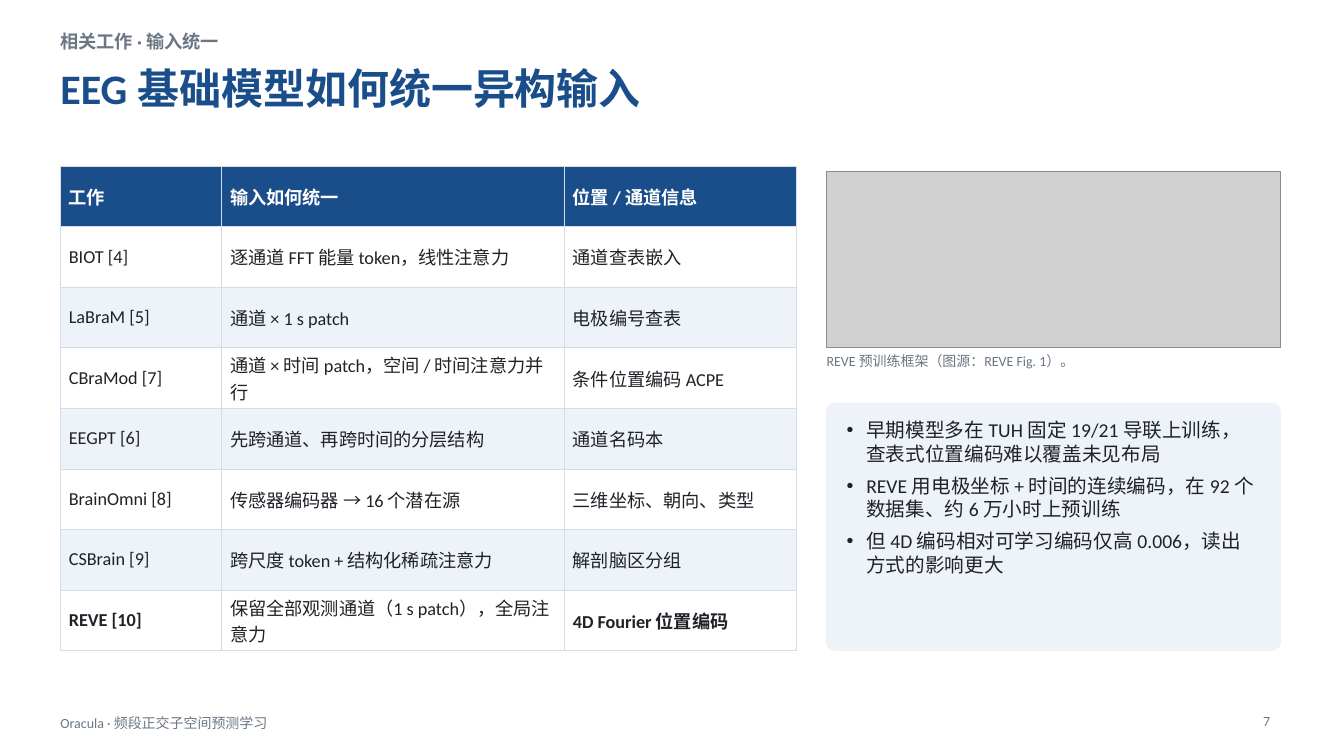
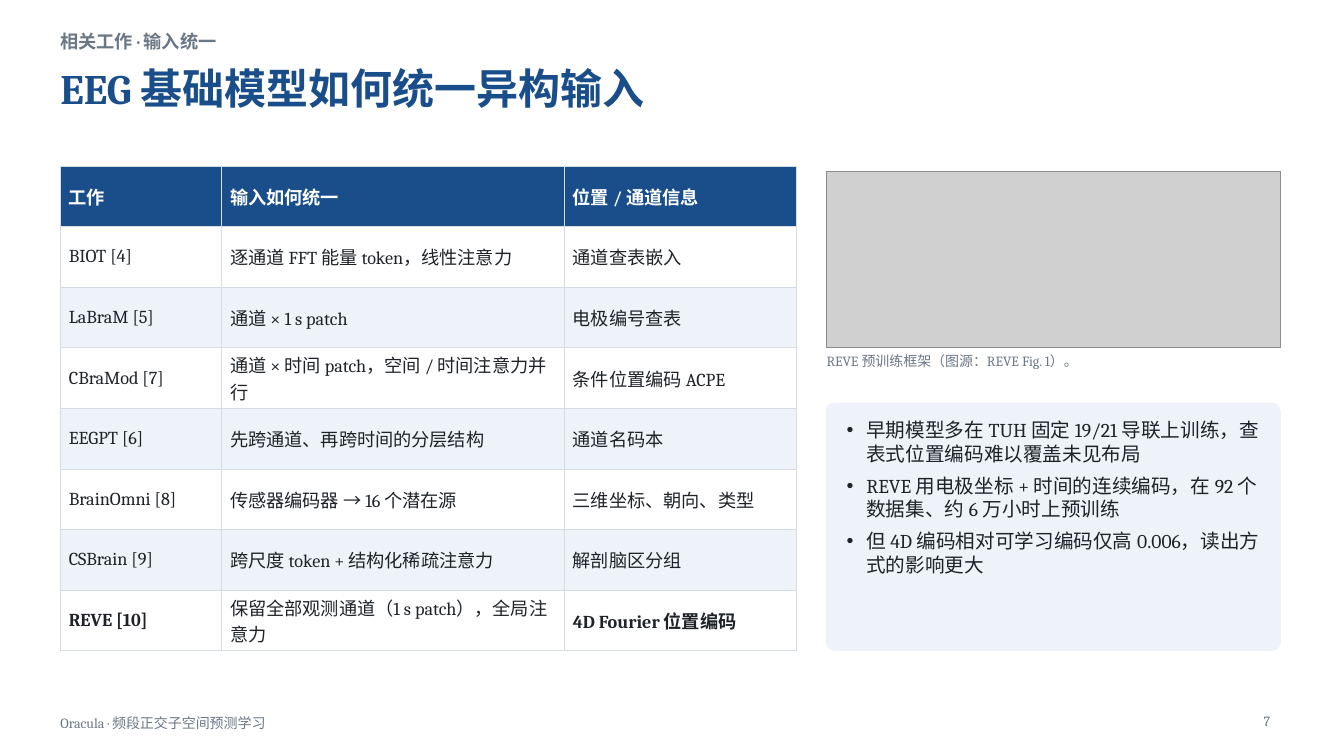
Before and after one commit to sanchezgu7964-byte/OmniEEG-fork, a slide deck: slide 7 of docs/report/proposal.pptx. Drawn at 1344x756 pixels with LibreOffice and Linux fonts; fonts in the diff are those of the drawing; grey boxes stand for pictures. Boxes give left, top, right and bottom in pixels: in the first picture for what was removed or moved away, otherwise in the second. Text is boxed around its words. In the diff, an @@ line names an element or a change of style, - is before the commit and + after.

```diff
--- a/docs/report/proposal.pptx
+++ b/docs/report/proposal.pptx
@@ table at <box>60,166,797,647</box> @@
@@ font Calibri to Cambria @@
@@ font Calibri to Cambria in 5 elements at <box>60,32,217,50</box>, <box>60,68,645,108</box>, <box>827,354,1078,369</box>, <box>866,420,1259,574</box>, <box>60,716,266,729</box> @@
```
Also in this commit, not shown: 22 other slides changed, 1 other file.
